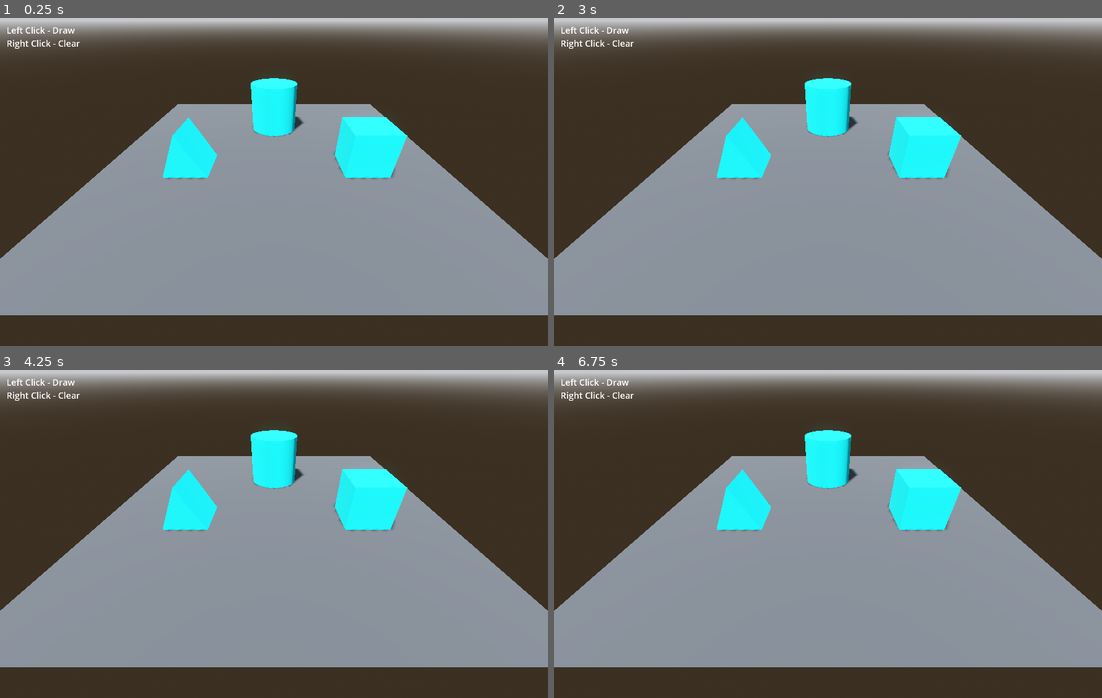
Above: before the commit, frames 1-4 (two rows, left to right).
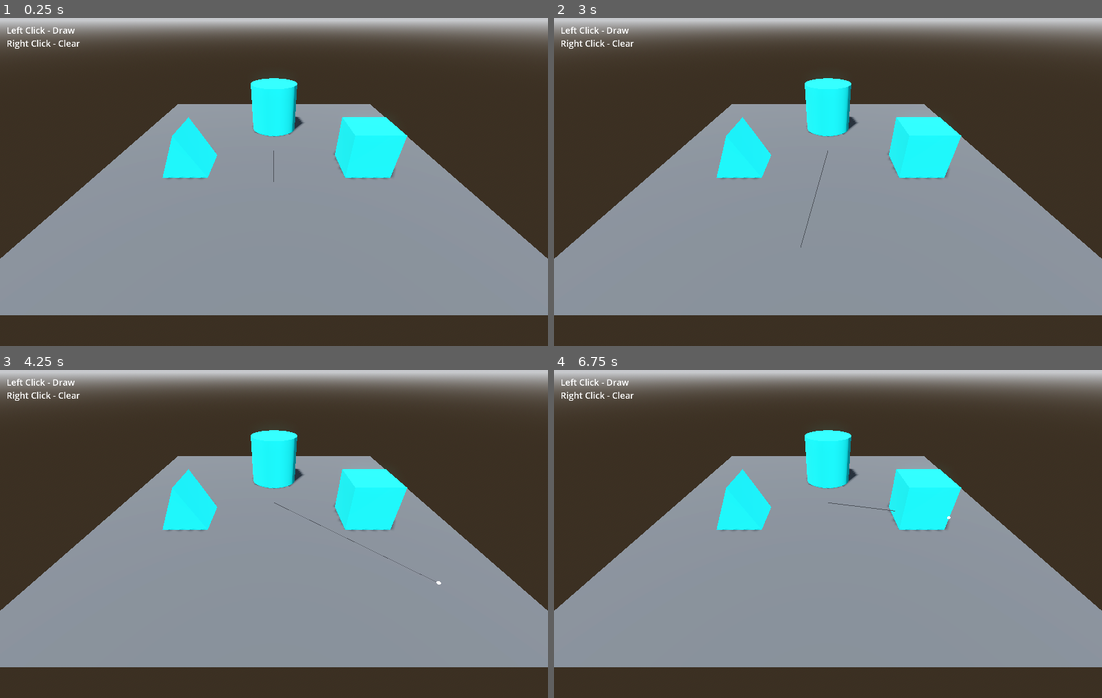
Above: after the commit, the same moments.

Repository: Ryan-Mirch/Line-and-Sphere-Drawing
Game: Godot game, scene res://Demo.tscn
Same seed, same stepped clock (60 frames per second), same inputs: the game is played once before the commit and once after it.
Inputs (mouse positions are in pixels of both pictures, inside the frame that each line leads up to):
- Up to frame 1 (0.25 s): no input
- Up to frame 2 (3 s): tap Enter at 0.5, 2 s; move the mouse to (948, 165) at 0.52 s; press the mouse at (948, 165) at 0.53 s; tap Space at 1.25, 2.75 s; move the mouse to (718, 198) at 1.27 s; release the mouse at (718, 198) at 1.28 s; right-click (718, 198) at 1.35 s; move the mouse to (882, 109) at 2.02 s; press the mouse at (882, 109) at 2.03 s; move the mouse to (800, 247) at 2.77 s; release the mouse at (800, 247) at 2.78 s; right-click (800, 247) at 2.85 s
- Up to frame 3 (4.25 s): tap Enter at 3.5 s; move the mouse to (438, 583) at 3.52 s; press the mouse at (438, 583) at 3.53 s
- Up to frame 4 (6.75 s): tap Space at 4.25 s; move the mouse to (663, 484) at 4.27 s; release the mouse at (663, 484) at 4.28 s; right-click (663, 484) at 4.35 s; move the mouse to (855, 534) at 5.02 s; press the mouse at (855, 534) at 5.03 s; move the mouse to (745, 452) at 5.77 s; release the mouse at (745, 452) at 5.78 s; right-click (745, 452) at 5.85 s; move the mouse to (948, 517) at 6.52 s; press the mouse at (948, 517) at 6.53 s

The runs differ from the first frame. In frame 1, less than 0.1% of the frame differs, in the area x 49-50%, y 40-50%; in frame 2, less than 0.1%; in frame 3, less than 0.1%, in the area x 50-81%, y 40-66%; in frame 4, less than 0.1%.
Error before the commit: Parse Error: Cannot assign a value of type "bool" as "GeometryInstance3D.ShadowCastingSetting". (res://Draw3D.gd:9)

Commit message:
Updated to Godot 4

Diff:
--- a/Draw3D.gd
+++ b/Draw3D.gd
@@ -6,7 +6,7 @@
 	var material := ORMMaterial3D.new()
 
 	mesh_instance.mesh = immediate_mesh
-	mesh_instance.cast_shadow = false
+	mesh_instance.cast_shadow = GeometryInstance3D.SHADOW_CASTING_SETTING_OFF
 
 	immediate_mesh.surface_begin(Mesh.PRIMITIVE_LINES, material)
 	immediate_mesh.surface_add_vertex(pos1)
@@ -27,7 +27,7 @@
 	var material := ORMMaterial3D.new()
 
 	mesh_instance.mesh = sphere_mesh
-	mesh_instance.cast_shadow = false
+	mesh_instance.cast_shadow = GeometryInstance3D.SHADOW_CASTING_SETTING_OFF
 	mesh_instance.position = pos
 
 	sphere_mesh.radius = radius
